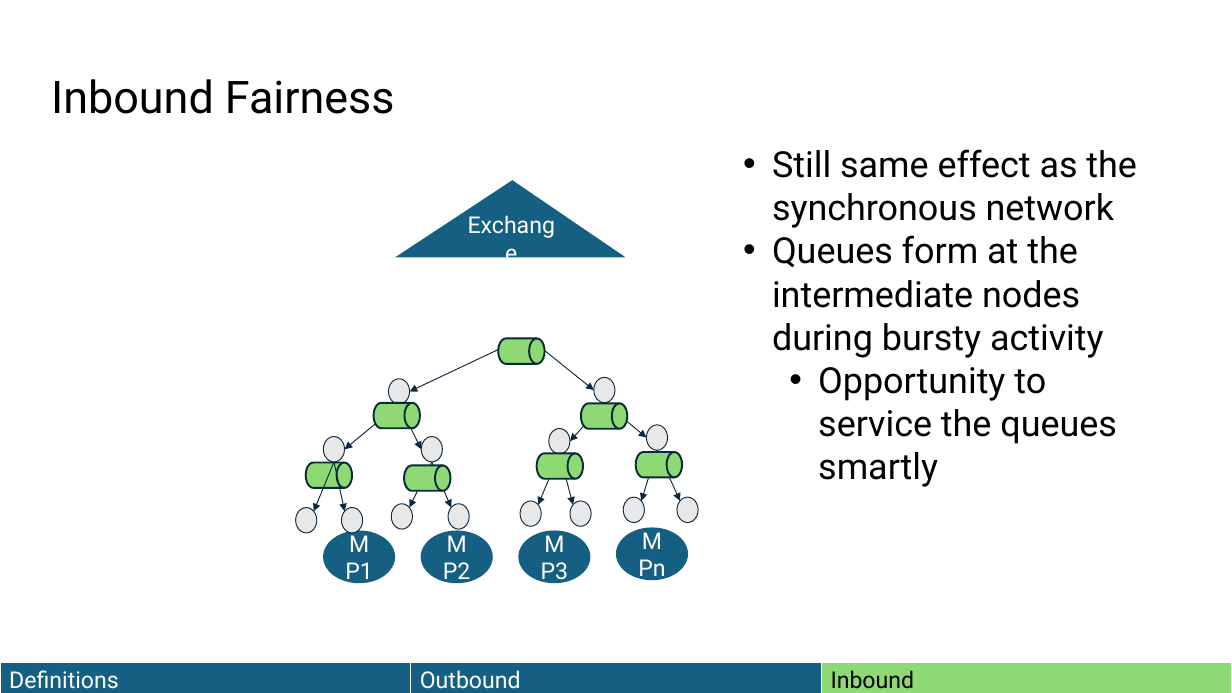
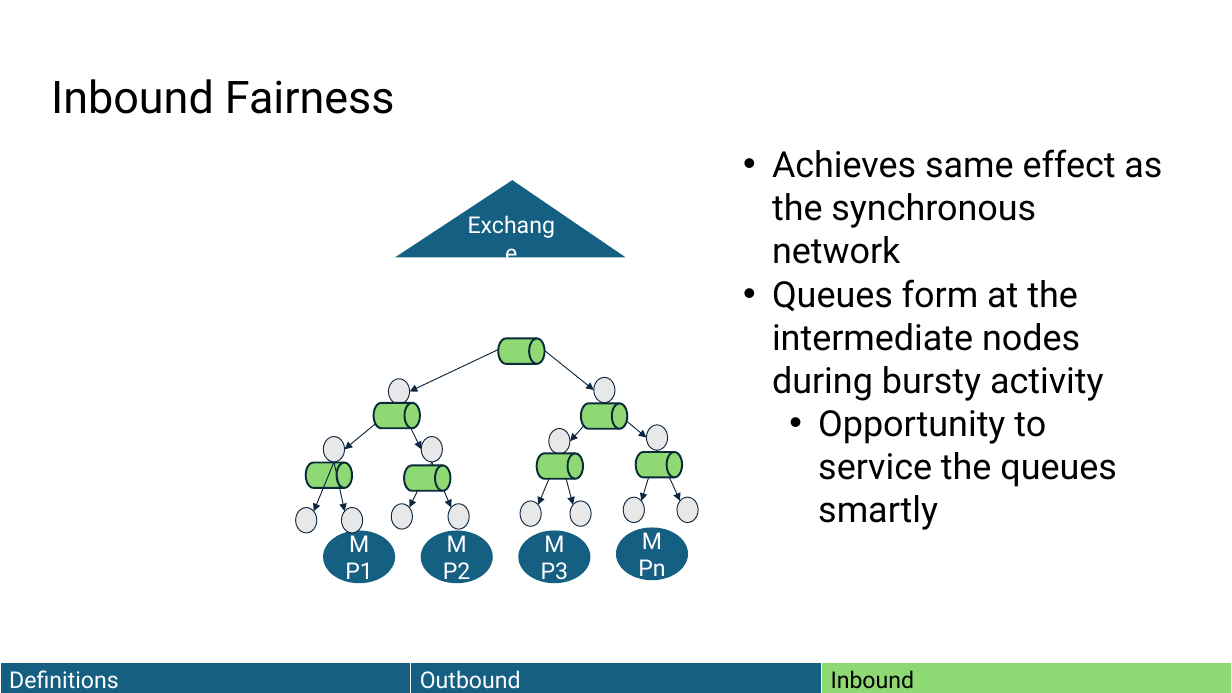
Before and after one commit to HaseebLUMS/Onyx-Presentation, a slide deck: slide 90 of thesis-latency-fairness.pptx (slide 88 before the commit). Drawn at 1232x693 pixels with LibreOffice and Linux fonts; fonts in the diff are those of the drawing. Boxes give left, top, right and bottom in pixels: in the first picture for what was removed or moved away, otherwise in the second. Text is boxed around its words. In the diff, an @@ line names an element or a change of style, - is before the commit and + after.

```diff
--- a/thesis-latency-fairness.pptx
+++ b/thesis-latency-fairness.pptx
@@ text at box(772, 149, 1162, 264): text changed @@
-• Still same effect as the synchronous network
+• Achieves same effect as the synchronous network
```
Also in this commit, not shown: 2 other slides changed, 2 slides added.
